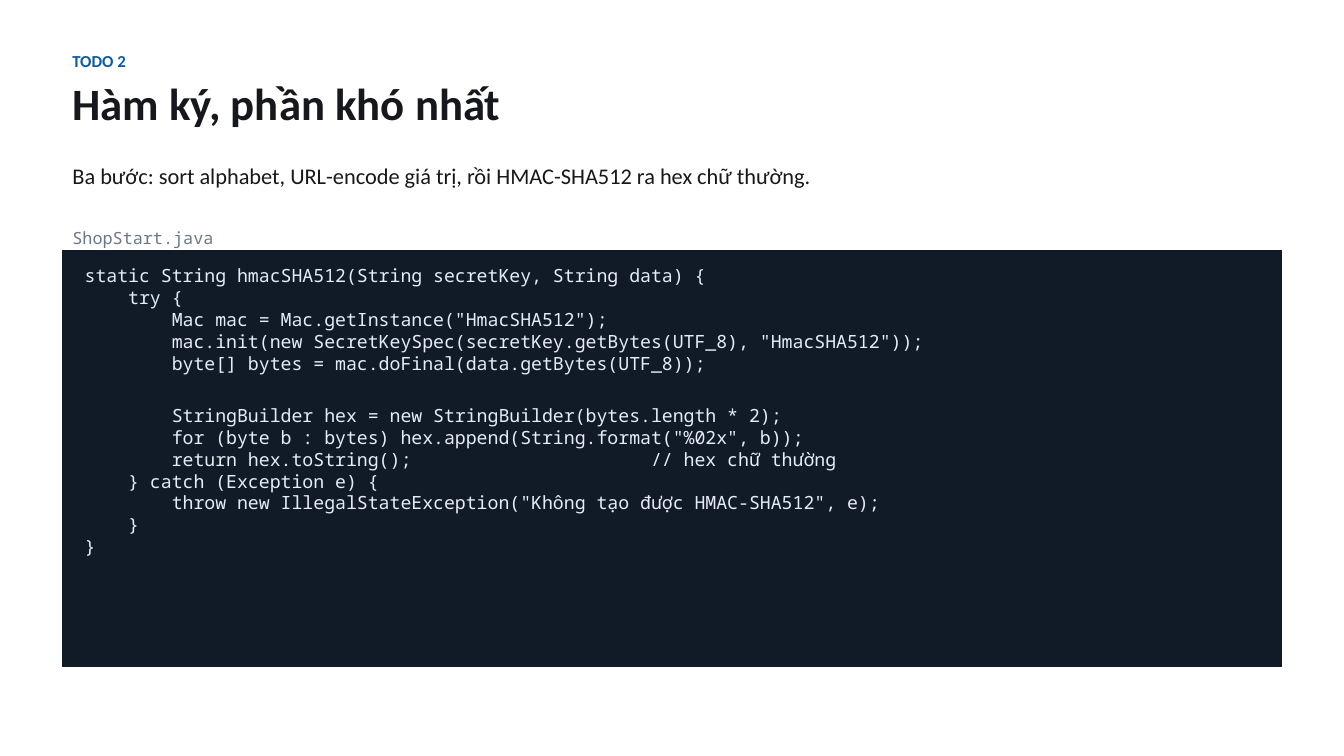
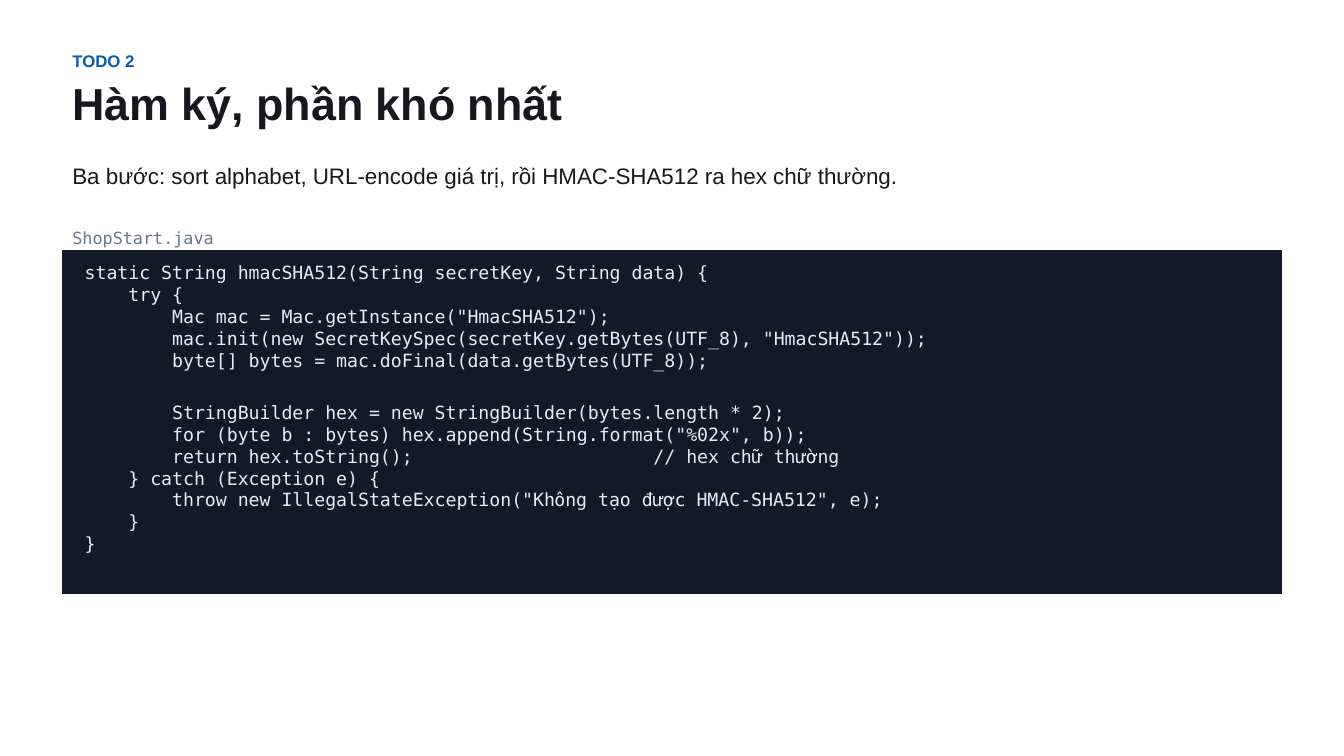
Before and after one commit to conchocon154/vnpay-seminar, a slide deck: slide 6 of VNPAY-seminar.pptx. Drawn at 1344x756 pixels with LibreOffice and Linux fonts; fonts in the diff are those of the drawing. Boxes give left, top, right and bottom in pixels: in the first picture for what was removed or moved away, otherwise in the second. Text is boxed around its words. In the diff, an @@ line names an element or a change of style, - is before the commit and + after.

```diff
--- a/VNPAY-seminar.pptx
+++ b/VNPAY-seminar.pptx
@@ text "TODO 2" at bbox=[72, 55, 563, 129]: font Calibri to Arial @@
@@ text "Ba bước: sort alphabet, URL-encode ..." at bbox=[72, 166, 897, 189]: font Calibri to Arial @@
@@ text "ShopStart.java" at bbox=[72, 231, 213, 248]: font Noto Sans Mono to DejaVu Sans Mono @@
@@ rectangle "static String hmacSHA512(String secretKey, String ..." at bbox=[63, 251, 1281, 595]: font Noto Sans Mono to DejaVu Sans Mono @@
@@ rectangle "static String hmacSHA512(String secretKey, String ...": place and size @@
-rectangle "static String hmacSHA512(String secretKey, String ..." at bbox=[63, 251, 1281, 666]
+rectangle "static String hmacSHA512(String secretKey, String ..." at bbox=[63, 251, 1281, 595]
```
Also in this commit, not shown: 18 other slides changed, 1 other file.
